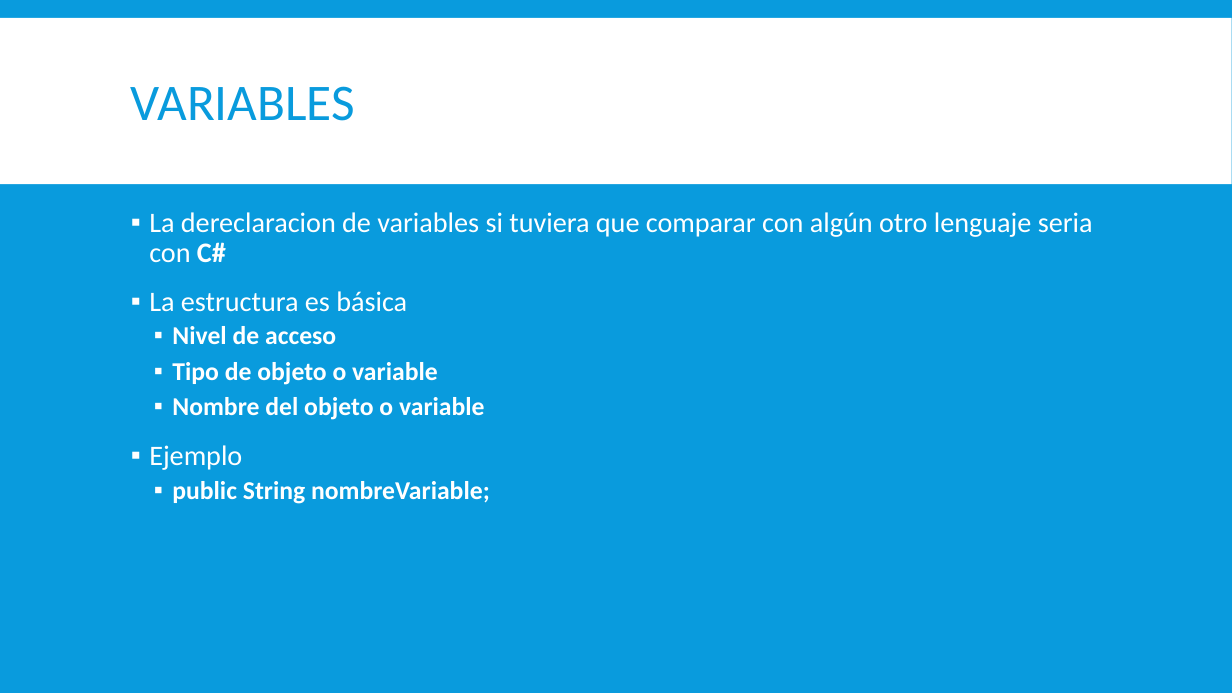
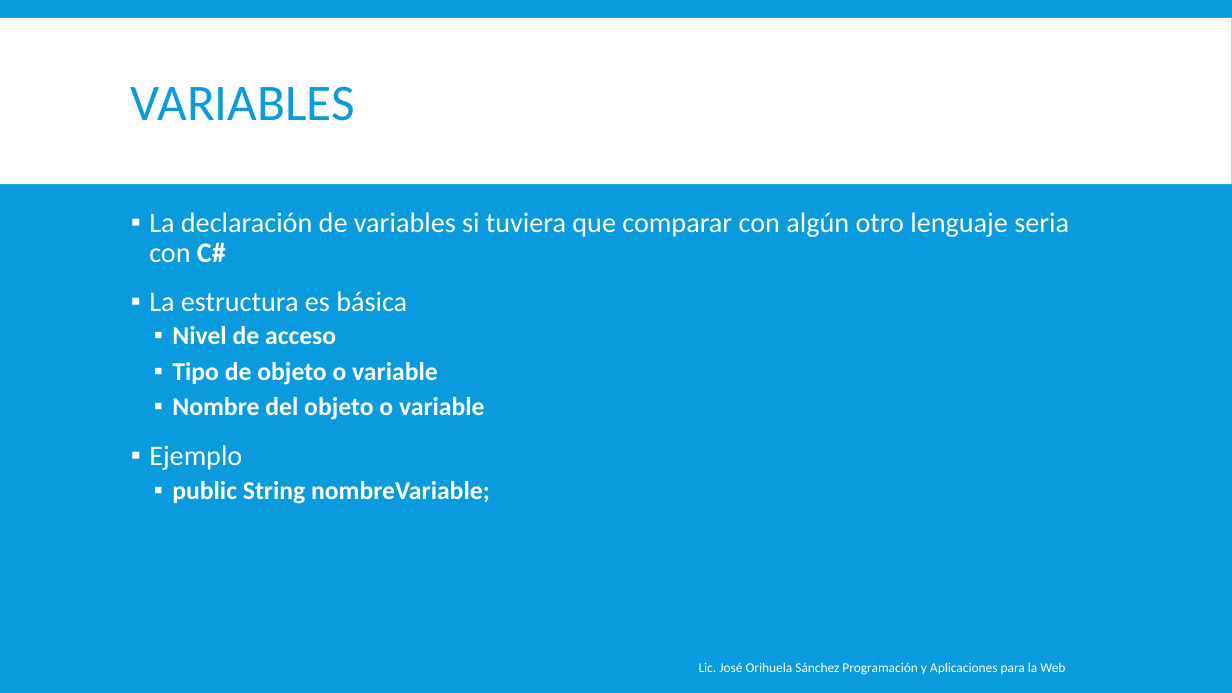
Before and after one commit to magoclown/PAPW, a slide deck: slide 2 of Presentaciones/Segundo Parcial/Introducción a Java.pptx. Drawn at 1232x693 pixels with LibreOffice and Linux fonts; fonts in the diff are those of the drawing. Boxes give left, top, right and bottom in pixels: in the first picture for what was removed or moved away, otherwise in the second. Text is boxed around its words. In the diff, an @@ line names an element or a change of style, - is before the commit and + after.

```diff
--- a/Presentaciones/Segundo Parcial/Introducción a Java.pptx
+++ b/Presentaciones/Segundo Parcial/Introducción a Java.pptx
@@ text at box(149, 212, 1069, 262): text changed @@
-▪ La dereclaracion de variables si tuviera que comparar con algún otro lenguaje seria con C#
+▪ La declaración de variables si tuviera que comparar con algún otro lenguaje seria con C#
@@ text added at box(699, 662, 1065, 675), 10.5 pt, text #FFFFFF @@
+Lic. José Orihuela Sánchez Programación y Aplicaciones para la Web
```
Also in this commit, not shown: 18 other slides changed, 2 other files.
